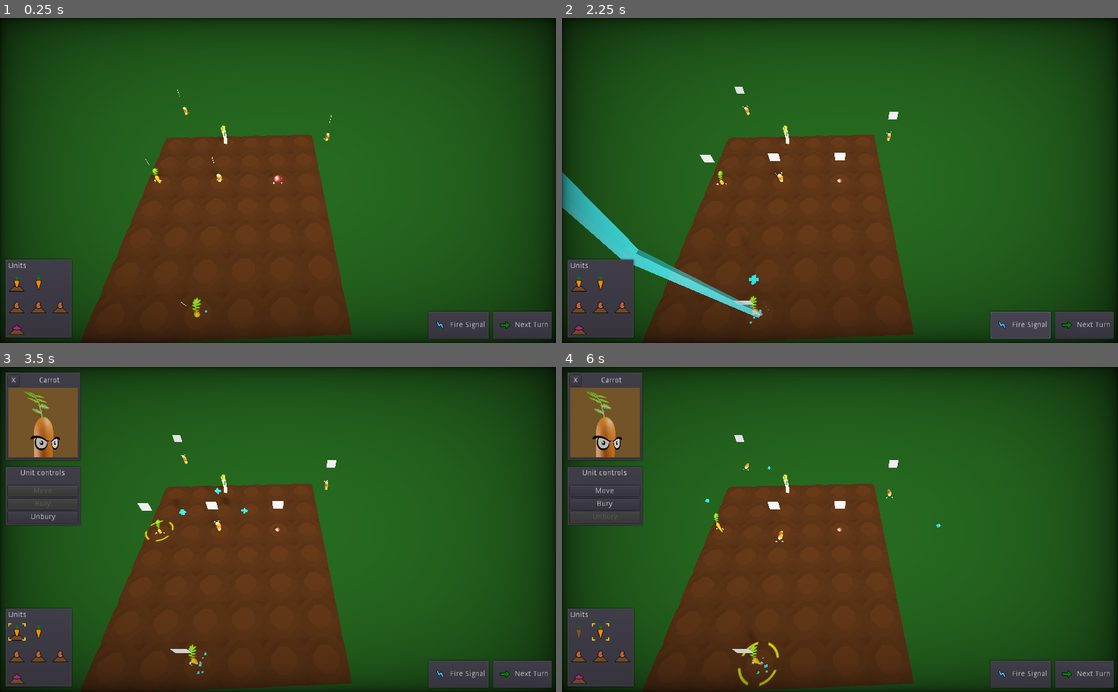
Above: before the commit, frames 1-4 (two rows, left to right).
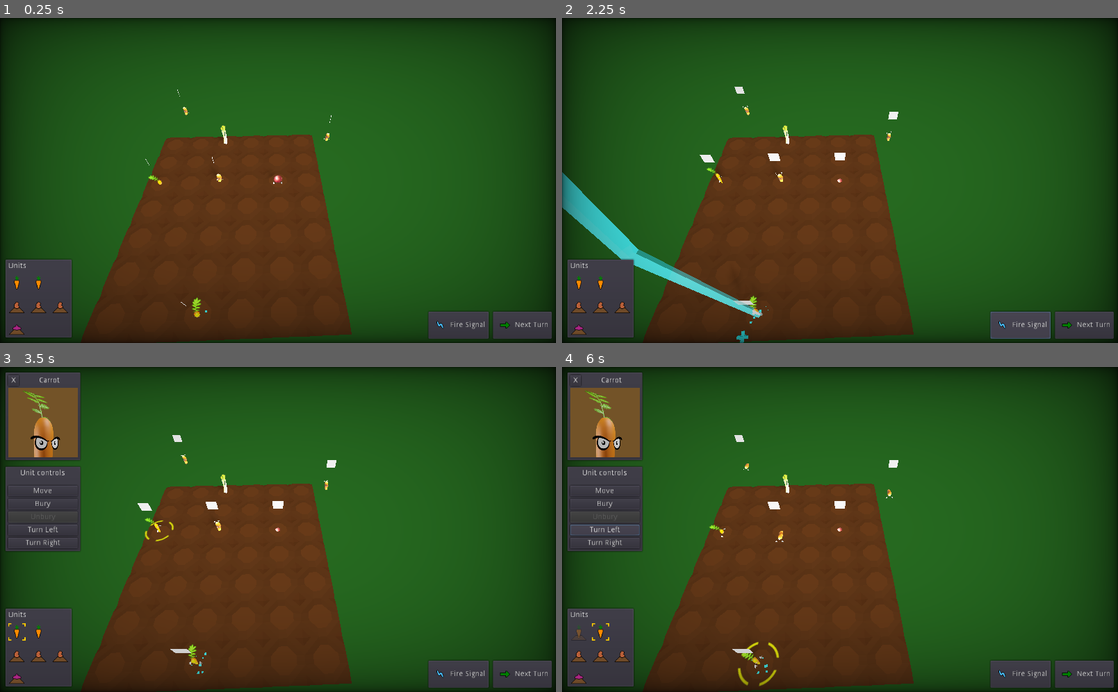
Above: after the commit, the same moments.

Repository: wingedadventurer/gwj-xii
Game: Godot game, scene res://scenes/levels/level_test.tscn
The game is run twice, just before and just after one commit, with the same random seed, the same clock (stepped at 60 frames per second) and the same inputs.
Inputs (mouse positions are in pixels of both pictures, inside the frame that each line leads up to):
- Up to frame 1 (0.25 s): no input
- Up to frame 2 (2.25 s): click "Next Turn" at 0.5 s; click "Next Turn" at 1.25 s; click "Fire Signal" at 2 s
- Up to frame 3 (3.5 s): click (16, 630) at 2.77 s
- Up to frame 4 (6 s): click (606, 516) at 3.5 s, where only the run before the commit has a clickable "Unbury"; click (606, 503) at 4.25 s, where only the run after the commit has a clickable "Bury"; click (600, 630) at 5.02 s; click (606, 529) at 5.75 s, where only the run after the commit has a clickable "Turn Left"

The runs differ from the first frame. In frame 1, less than 0.1% of the frame differs, in the area x 1-30%, y 46-85%; in frame 2, 0.2%; in frame 3, 1.3%, in the area x 1-45%, y 37-85%; in frame 4, 1.3%.

Commit message:
Implement unit rotation

Diff:
--- a/godot-project/scenes/levels/level_test.tscn
+++ b/godot-project/scenes/levels/level_test.tscn
@@ -8,7 +8,7 @@
 [ext_resource path="res://scenes/signal_start.tscn" type="PackedScene" id=6]
 [ext_resource path="res://scenes/celery.tscn" type="PackedScene" id=7]
 
-[node name="level" instance=ExtResource( 1 )]
+[node name="level" index="0" instance=ExtResource( 1 )]
 
 [node name="collision_polygon" parent="playable_area" index="0"]
 polygon = PoolVector2Array( -4.41949, -2.44929, 1.3917, -2.40288, 1.39856, 4.39782, -4.44466, 4.42229 )
@@ -142,7 +142,8 @@
 transform = Transform( 1, 0, 0, 0, 1, 0, 0, 0, 1, -3, 0, 3 )
 
 [node name="unit_carrot" parent="units" index="0" instance=ExtResource( 3 )]
-transform = Transform( 1, 0, 0, 0, 1, 0, 0, 0, 1, -4, 0, 0 )
+transform = Transform( -4.37114e-008, 0, 1, 0, 1, 0, -1, 0, -4.37114e-008, -4, 0, 0 )
+buried = false
 
 [node name="unit_carrot_2" parent="units" index="1" instance=ExtResource( 3 )]
 transform = Transform( 1, 0, 0, 0, 1, 0, 0, 0, 1, -2, 0, 4 )
--- a/godot-project/scenes/ui/unit_ui.tscn
+++ b/godot-project/scenes/ui/unit_ui.tscn
@@ -70,13 +70,13 @@
 [node name="p_2" type="PanelContainer" parent="vb"]
 margin_top = 174.0
 margin_right = 142.0
-margin_bottom = 286.0
+margin_bottom = 334.0
 
 [node name="vb" type="VBoxContainer" parent="vb/p_2"]
 margin_left = 7.0
 margin_top = 7.0
 margin_right = 135.0
-margin_bottom = 105.0
+margin_bottom = 153.0
 custom_constants/separation = 16
 
 [node name="label" type="Label" parent="vb/p_2/vb"]
@@ -88,7 +88,7 @@
 [node name="vb" type="VBoxContainer" parent="vb/p_2/vb"]
 margin_top = 30.0
 margin_right = 128.0
-margin_bottom = 98.0
+margin_bottom = 146.0
 
 [node name="button_move" parent="vb/p_2/vb/vb" instance=ExtResource( 2 )]
 margin_right = 128.0
@@ -105,7 +105,21 @@
 margin_right = 128.0
 margin_bottom = 68.0
 text = "Unbury"
+
+[node name="button_turn_left" parent="vb/p_2/vb/vb" instance=ExtResource( 2 )]
+margin_top = 72.0
+margin_right = 128.0
+margin_bottom = 92.0
+text = "Turn Left"
+
+[node name="button_turn_right" parent="vb/p_2/vb/vb" instance=ExtResource( 2 )]
+margin_top = 96.0
+margin_right = 128.0
+margin_bottom = 116.0
+text = "Turn Right"
 [connection signal="pressed" from="vb/p/vb/hb/button_close" to="." method="_on_button_close_pressed"]
 [connection signal="pressed" from="vb/p_2/vb/vb/button_move" to="." method="_on_button_move_pressed"]
 [connection signal="pressed" from="vb/p_2/vb/vb/button_bury" to="." method="_on_button_bury_pressed"]
 [connection signal="pressed" from="vb/p_2/vb/vb/button_unbury" to="." method="_on_button_unbury_pressed"]
+[connection signal="pressed" from="vb/p_2/vb/vb/button_turn_left" to="." method="_on_button_turn_left_pressed"]
+[connection signal="pressed" from="vb/p_2/vb/vb/button_turn_right" to="." method="_on_button_turn_right_pressed"]
--- a/godot-project/scenes/unit.tscn
+++ b/godot-project/scenes/unit.tscn
@@ -88,6 +88,8 @@
 
 [node name="move_tween" type="Tween" parent="."]
 
+[node name="turn_tween" type="Tween" parent="."]
+
 [node name="action_indicator" parent="." instance=ExtResource( 9 )]
 
 [node name="signal_launchers" type="Spatial" parent="."]
--- a/godot-project/scripts/unit.gd
+++ b/godot-project/scripts/unit.gd
@@ -1,6 +1,9 @@
 tool
 extends Spatial
 class_name class_unit
+
+onready var move_tween = $move_tween
+onready var turn_tween = $turn_tween
 
 export var buried := true
 
@@ -12,6 +15,7 @@
 var signals_launched := false
 
 var icon : class_unit_icon = null
+var rot := 0.0 setget set_rot
 
 var move_tween_values := {
 	0: {},
@@ -55,11 +59,21 @@
 
 		icon.call_deferred("update_icon")
 
+		set_rot(rot)
+
 func _unhandled_input(event) -> void:
 	if event is InputEventMouseButton and event.button_index == BUTTON_LEFT and event.pressed == true and highlighted:
 		get_tree().set_input_as_handled()
 		if not selected:
 			select()
+
+func set_rot(value : float) -> void:
+	rot = value
+
+	turn_tween.interpolate_property($model, "rotation_degrees:y", $model.rotation_degrees.y, rot, 0.5, Tween.TRANS_CUBIC, Tween.EASE_OUT)
+	turn_tween.start()
+
+	$signal_launchers.rotation_degrees.y = rot + 180.0
 
 func set_action_done(value : bool) -> void:
 	if value:
@@ -128,8 +142,8 @@
 	var trans_type = move_tween_values[unit_type]["trans_type"]
 	var ease_type = move_tween_values[unit_type]["ease_type"]
 	var delay = move_tween_values[unit_type]["delay"]
-	$move_tween.interpolate_property(self, "global_transform:origin", global_transform.origin, new_global_origin, duration, trans_type, ease_type, delay)
-	$move_tween.start()
+	move_tween.interpolate_property(self, "global_transform:origin", global_transform.origin, new_global_origin, duration, trans_type, ease_type, delay)
+	move_tween.start()
 	$sfx_move.play()
 	if get_node_or_null("model/animation_player"):
 		$model/animation_player.play("Move")
@@ -167,3 +181,7 @@
 		launch_signals()
 		if body is class_signal:
 			body.queue_free()
+
+func turn(cw := true) -> void:
+	if cw: set_rot(rot - 90.0)
+	else: set_rot(rot + 90.0)
--- a/godot-project/scripts/unit_ui.gd
+++ b/godot-project/scripts/unit_ui.gd
@@ -6,6 +6,8 @@
 onready var button_move = $vb/p_2/vb/vb/button_move
 onready var button_bury = $vb/p_2/vb/vb/button_bury
 onready var button_unbury = $vb/p_2/vb/vb/button_unbury
+onready var button_turn_left = $vb/p_2/vb/vb/button_turn_left
+onready var button_turn_right = $vb/p_2/vb/vb/button_turn_right
 
 var unit_profiles := {
 	UNIT_NONE: preload("res://textures/unit_profiles/profile_empty.png"),
@@ -43,6 +45,8 @@
 	button_move.disabled = true
 	button_bury.disabled = true
 	button_unbury.disabled = true
+	button_turn_left.disabled = true
+	button_turn_right.disabled = true
 
 func enable_appropriate_actions() -> void:
 	disable_all_actions()
@@ -54,6 +58,8 @@
 		# enable move
 		if not selected_unit.buried:
 			button_move.disabled = false
+			button_turn_left.disabled = false
+			button_turn_right.disabled = false
 
 func _on_button_move_pressed() -> void:
 	selected_unit.show_move_arrows()
@@ -74,3 +80,10 @@
 	if selected_unit:
 		selected_unit.deselect()
 	hide()
+
+func _on_button_turn_left_pressed() -> void:
+	if selected_unit:
+		selected_unit.turn(false)
+
+func _on_button_turn_right_pressed() -> void:
+	selected_unit.turn()
